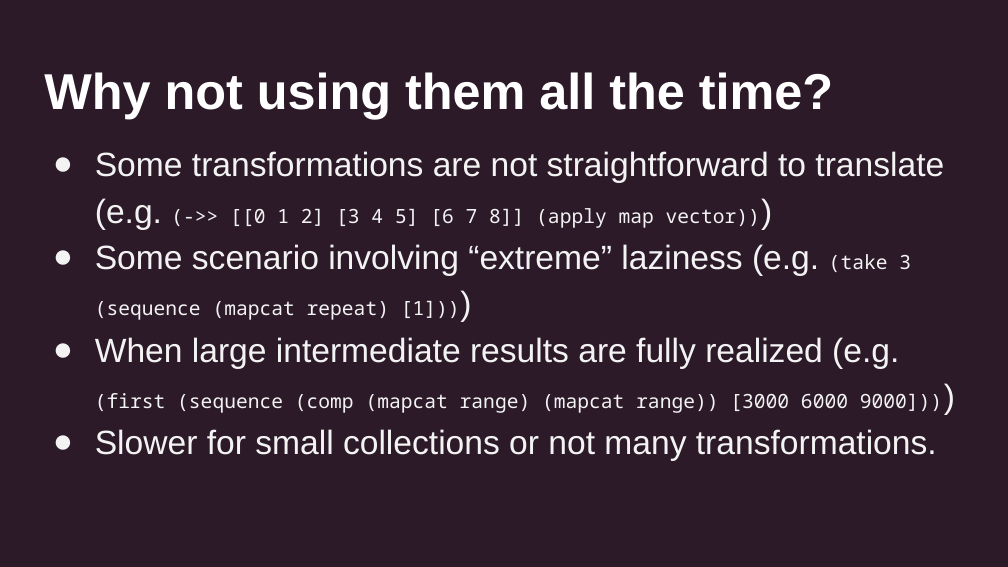
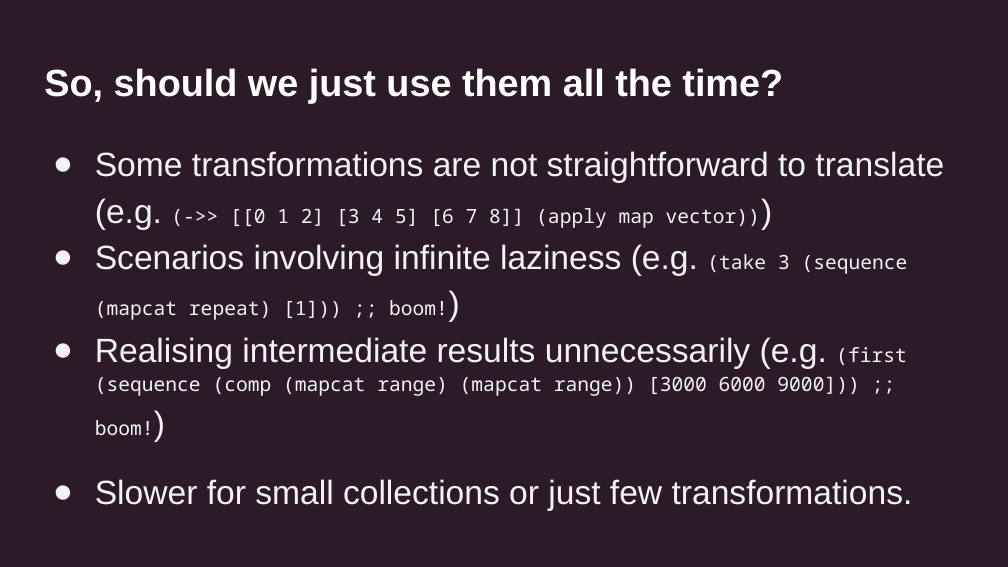
Before and after one commit to uswitch/transducers-workshop, a slide deck: slide 8 of slides/01-xducers-intro.pptx. Drawn at 1008x567 pixels with LibreOffice and Linux fonts; fonts in the diff are those of the drawing. Boxes give left, top, right and bottom in pixels: in the first picture for what was removed or moved away, otherwise in the second. Text is boxed around its words. In the diff, an @@ line names an element or a change of style, - is before the commit and + after.

```diff
--- a/slides/01-xducers-intro.pptx
+++ b/slides/01-xducers-intro.pptx
@@ title at (44,68,783,104): text changed; size 36 to 27 pt @@
-Why not using them all the time?
+So, should we just use them all the time?
@@ text at (95,244,913,511): text changed @@
-● Some scenario involving “extreme” laziness (e.g. (take 3 (sequence (mapcat repeat) [1])))
-● When large intermediate results are fully realized (e.g. (first (sequence (comp (mapcat range) (mapcat range)) [3000 6000 9000])))
-● Slower for small collections or not many transformations.
+● Scenarios involving infinite laziness (e.g. (take 3 (sequence (mapcat repeat) [1])) ;; boom!)
+● Realising intermediate results unnecessarily (e.g. (first (sequence (comp (mapcat range) (mapcat range)) [3000 6000 9000])) ;; boom!)
+● Slower for small collections or just few transformations.
```
Also in this commit, not shown: 13 other slides changed, 8 other files.
